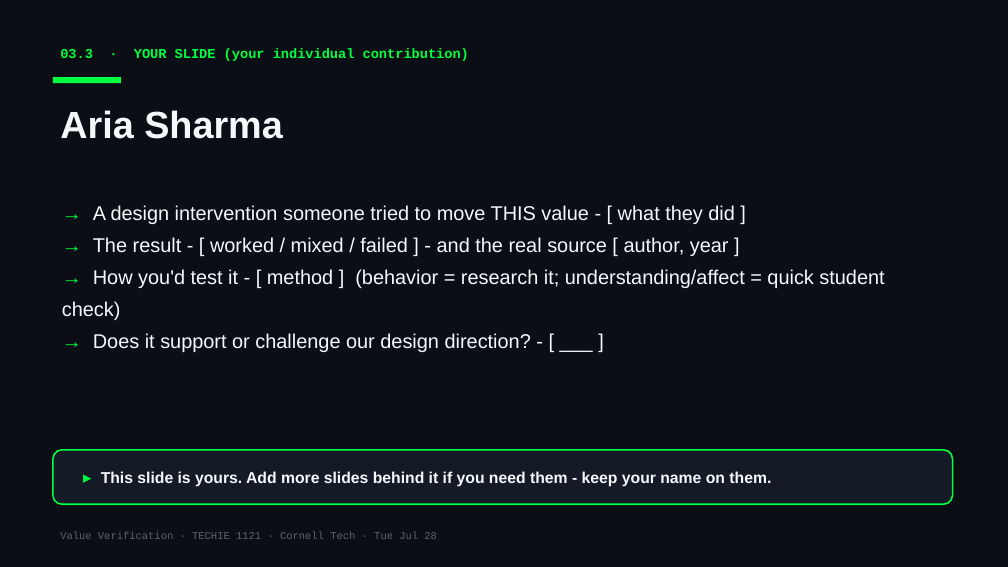
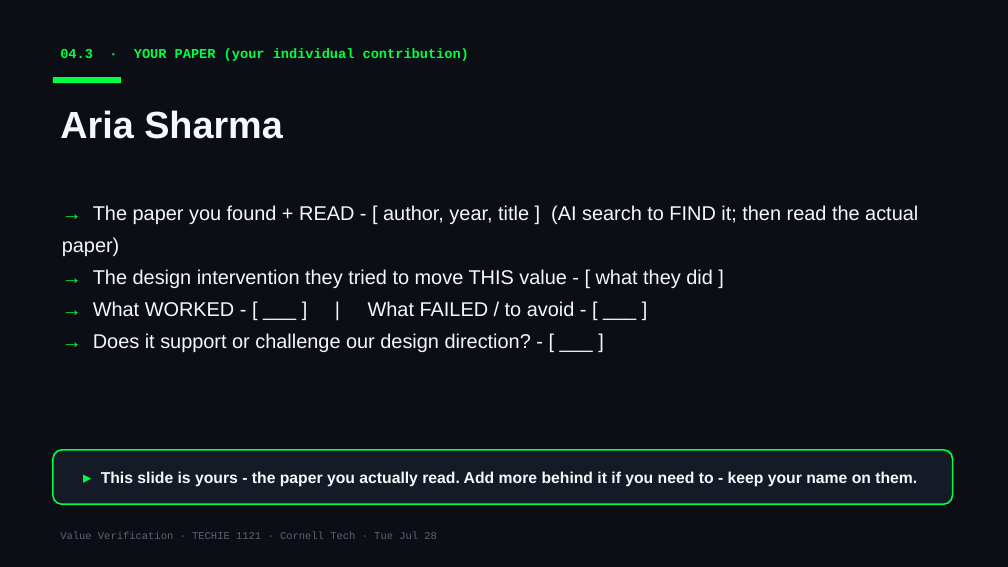
Before and after one commit to Cornell-Tech-Vibe-Coding-Summer-2026/website, a slide deck: slide 9 of slides/team-decks/Week3-Tue-chezborgar.pptx (slide 8 before the commit). Drawn at 1008x567 pixels with LibreOffice and Linux fonts; fonts in the diff are those of the drawing. Boxes give left, top, right and bottom in pixels: in the first picture for what was removed or moved away, otherwise in the second. Text is boxed around its words. In the diff, an @@ line names an element or a change of style, - is before the commit and + after.

```diff
--- a/slides/team-decks/Week3-Tue-chezborgar.pptx
+++ b/slides/team-decks/Week3-Tue-chezborgar.pptx
@@ text at box(60, 49, 469, 61): text changed @@
-03.3 · YOUR SLIDE (your individual contribution)
+04.3 · YOUR PAPER (your individual contribution)
@@ text at box(62, 205, 918, 317): text changed @@
-→ A design intervention someone tried to move THIS value - [ what they did ]
-→ The result - [ worked / mixed / failed ] - and the real source [ author, year ]
-→ How you'd test it - [ method ] (behavior = research it; understanding/affect = quick student check)
+→ The paper you found + READ - [ author, year, title ] (AI search to FIND it; then read the actual paper)
+→ The design intervention they tried to move THIS value - [ what they did ]
+→ What WORKED - [ ___ ] | What FAILED / to avoid - [ ___ ]
@@ text at box(101, 471, 917, 487): text changed @@
-▸ This slide is yours. Add more slides behind it if you need them - keep your name on them.
+▸ This slide is yours - the paper you actually read. Add more behind it if you need to - keep your name on them.
```
Also in this commit, not shown: 7 other slides changed, 1 slide added, 8 other files.
